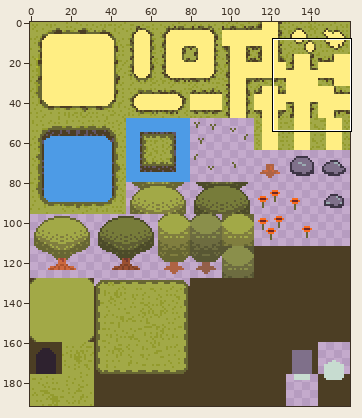
A pixel-art file gets an edit: Assets/Act1/TileMaps/ForestTileSetAct1.aseprite. Above: a wide view before the commit, with the close-up outlined.
Close-up. Earlier state:
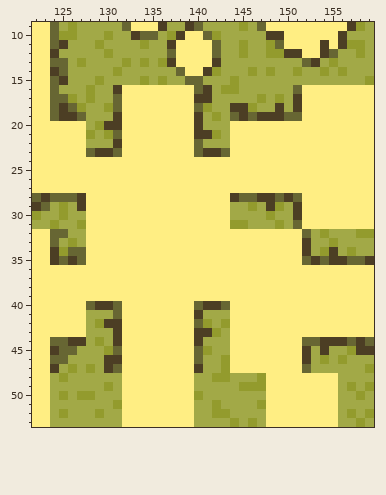
160x192 pixels, 1 frame. Shown: x 122..159, y 9..53.
After:
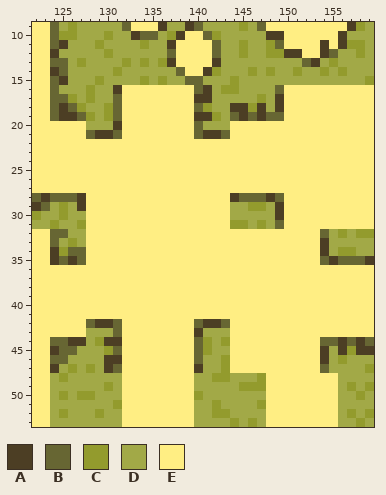
Palette (. is transparent): A #4c3e24  B #676633  C #939b2d  D #a2a947  E #ffee83
The exact change:
@@ x 122..159 @@
 15 EEBADDDCDDDDCDCDDBBDDDCDDDDDDDDDDDDDDC
-16 EEBDDDCDDAEEEEEEEEBADCCDDDDDDBEEEEEEEE
-17 EEBBCDCDDBEEEEEEEEAADDDDDCDCDAEEEEEEEE
-18 EEBABCDDCBEEEEEEEEBCDDAACDDADAEEEEEEEE
-19 EEBAABDDDAEEEEEEEEADCDBABAAABBEEEEEEEE
-20 EEEEEEDCAAEEEEEEEEADDDEEEEEEEEEEEEEEEE
-21 EEEEEECDCBEEEEEEEEAACDEEEEEEEEEEEEEEEE
-22 EEEEEEDDDAEEEEEEEEBDDDEEEEEEEEEEEEEEEE
-23 EEEEEEBAABEEEEEEEEBAABEEEEEEEEEEEEEEEE
+16 EEBDDDCDDAEEEEEEEEBADCCDDDDBEEEEEEEEEE
+17 EEBBCDCDDBEEEEEEEEAADDDDDCDAEEEEEEEEEE
+18 EEBABCDDCBEEEEEEEEBCDDAACADAEEEEEEEEEE
+19 EEBAABCDCBEEEEEEEEAACDBABABBEEEEEEEEEE
+20 EEEEEEDDDAEEEEEEEEBDDDEEEEEEEEEEEEEEEE
+21 EEEEEEBAABEEEEEEEEBAABEEEEEEEEEEEEEEEE
+22 EEEEEEEEEEEEEEEEEEEEEEEEEEEEEEEEEEEEEE
+23 EEEEEEEEEEEEEEEEEEEEEEEEEEEEEEEEEEEEEE
 24 EEEEEEEEEEEEEEEEEEEEEEEEEEEEEEEEEEEEEE
@@ x 145..158 @@
 27 EEEEEEEEEEEEEE
-28 BBAABABEEEEEEE
-29 DCDACDAEEEEEEE
-30 DDDCDDAEEEEEEE
-31 CDDDCDBEEEEEEE
-32 EEEEEEEBDCDDDC
-33 EEEEEEEADDCDDD
-34 EEEEEEEADCADCD
-35 EEEEEEEBABAABB
+28 BBBABEEEEEEEEE
+29 DCCDAEEEEEEEEE
+30 DDDDAEEEEEEEEE
+31 CDCDBEEEEEEEEE
+32 EEEEEEEEEBDCDC
+33 EEEEEEEEEADDDD
+34 EEEEEEEEEADCCD
+35 EEEEEEEEEBABBB
 36 EEEEEEEEEEEEEE
@@ x 122..159 @@
 39 EEEEEEEEEEEEEEEEEEEEEEEEEEEEEEEEEEEEEE
-40 EEEEEEBAABEEEEEEEEBAABEEEEEEEEEEEEEEEE
-41 EEEEEEDDDBEEEEEEEEADDDEEEEEEEEEEEEEEEE
-42 EEEEEEDCAAEEEEEEEEBCDCEEEEEEEEEEEEEEEE
-43 EEEEEEDDDAEEEEEEEEAACDEEEEEEEEEEEEEEEE
-44 EEBBAADCDAEEEEEEEEADDDEEEEEEEEBBAAABAB
-45 EEABBDDDCBEEEEEEEEBCDDEEEEEEEEADADDCAA
-46 EEBBDDDDAAEEEEEEEEBDDCEEEEEEEEADCDCDDD
-47 EEADCDCDABEEEEEEEEADDCEEEEEEEEBDDDDDDC
+40 EEEEEEEEEEEEEEEEEEEEEEEEEEEEEEEEEEEEEE
+41 EEEEEEEEEEEEEEEEEEEEEEEEEEEEEEEEEEEEEE
+42 EEEEEEBAABEEEEEEEEBAABEEEEEEEEEEEEEEEE
+43 EEEEEEDDDBEEEEEEEEADDDEEEEEEEEEEEEEEEE
+44 EEBBAADCAAEEEEEEEEBCDCEEEEEEEEEEBBABAB
+45 EEABBDDDCBEEEEEEEEBCDDEEEEEEEEEEADACAA
+46 EEBBDDDDAAEEEEEEEEBDDCEEEEEEEEEEADCDDD
+47 EEADCDCDABEEEEEEEEADDCEEEEEEEEEEBDDDDC
 48 EEDCDDDDDDEEEEEEEEDDCCDDDCEEEEEEEEDDDD
Pixel boxes of the changes (left, top, right, bottom) in both close-ups:
changed: (194, 85, 302, 157)
changed: (86, 112, 122, 157)
changed: (257, 193, 347, 265)
changed: (86, 301, 122, 346)
changed: (194, 301, 230, 346)
changed: (302, 337, 347, 373)
